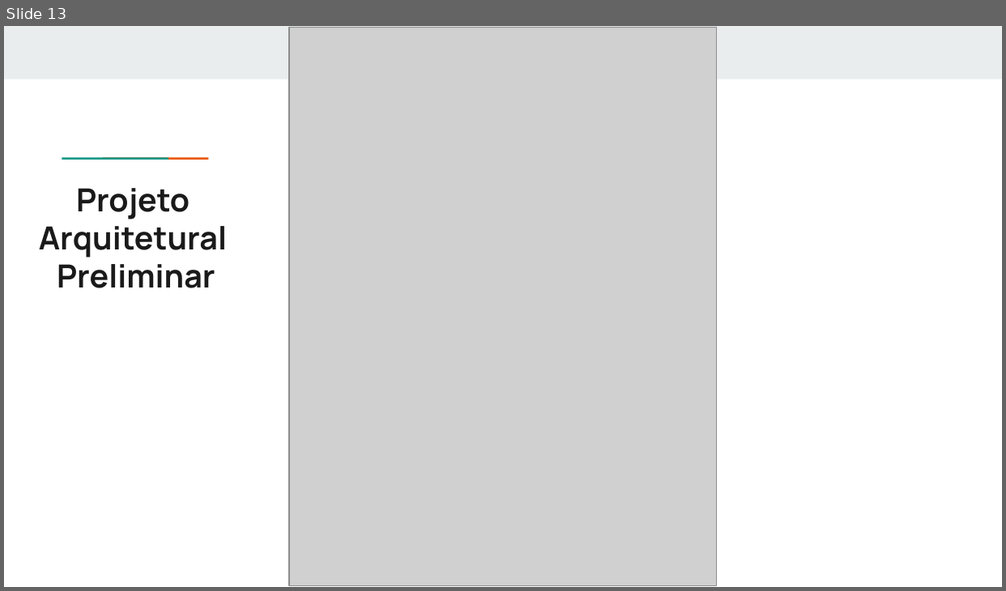
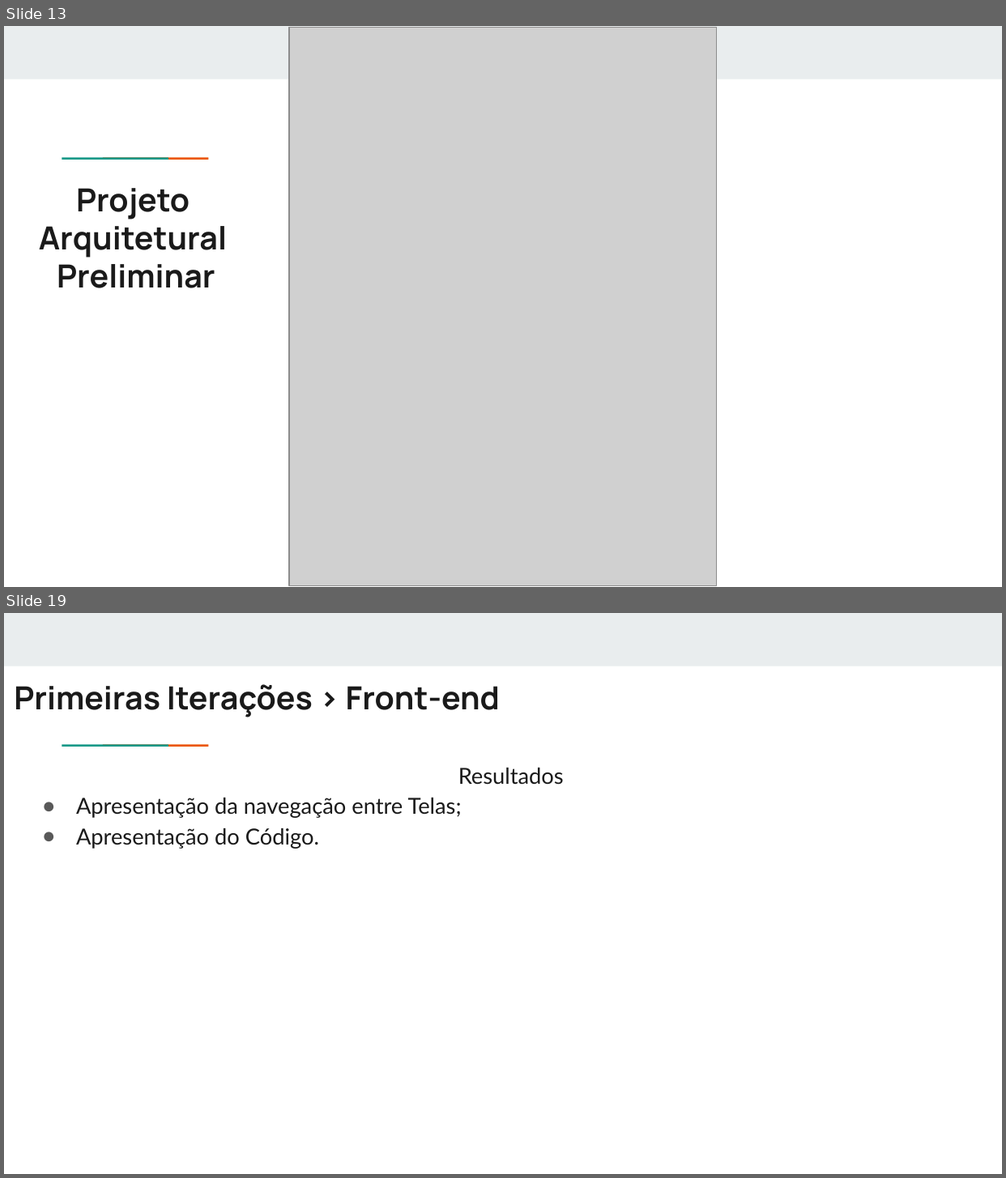
Before and after one commit to MaxCosta0/engenharia-de-software, a slide deck: src/main/docs/ApresentacaoSGH.pptx. Shown one above the other, each under a label of ours: slide 13 before the commit, slides 13 and 19 after it; the slides between them are not shown. The pictures are 1006x591 and 1006x1178 pixels, drawn with LibreOffice and Linux fonts; fonts in the diff are those of the drawing; grey boxes stand for pictures. Boxes give left, top, right and bottom in pixels: in the first picture for what was removed or moved away, otherwise in the second. Text is boxed around its words. In the diff, an @@ line names an element or a change of style, - is before the commit and + after.

```diff
--- a/src/main/docs/ApresentacaoSGH.pptx
+++ b/src/main/docs/ApresentacaoSGH.pptx
@@ slide 19 added at bbox=[4, 613, 1002, 1174], background #FFFFFF; not listed: 3 template elements that a slide beside it also shows @@
@@ title added at bbox=[14, 684, 500, 717], 23 pt, text #1A1A1A, bold @@
+Primeiras Iterações > Front-end
@@ text added at bbox=[76, 768, 564, 849], 16 pt, text #1A1A1A @@
+Resultados
+● Apresentação da navegação entre Telas;
+● Apresentação do Código.
```
Also in this commit, not shown: 5 other slides added, 6 other files.
